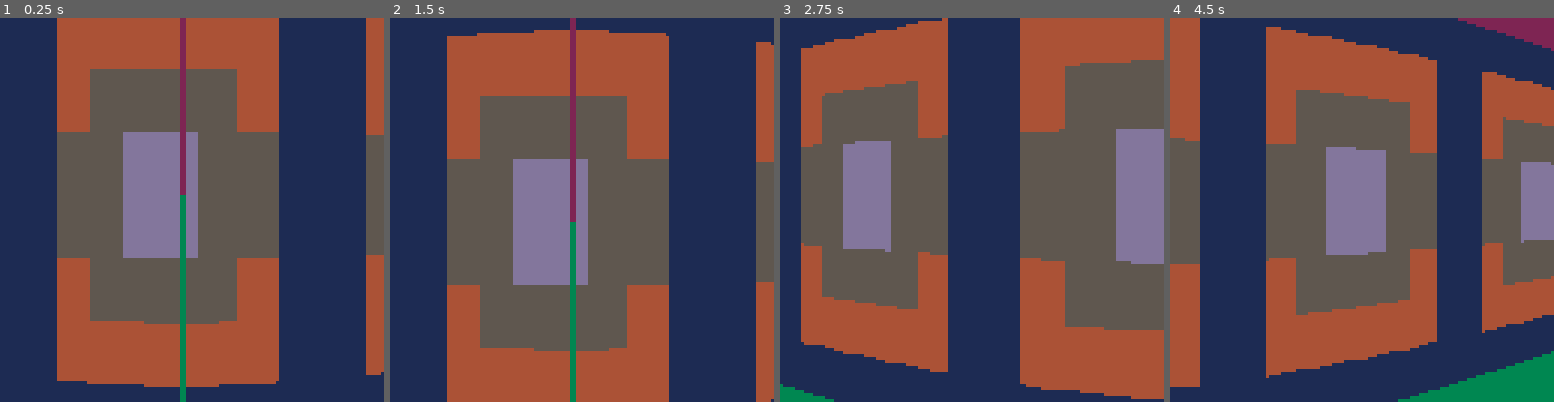
Above: before the commit, frames 1-4 (left to right).
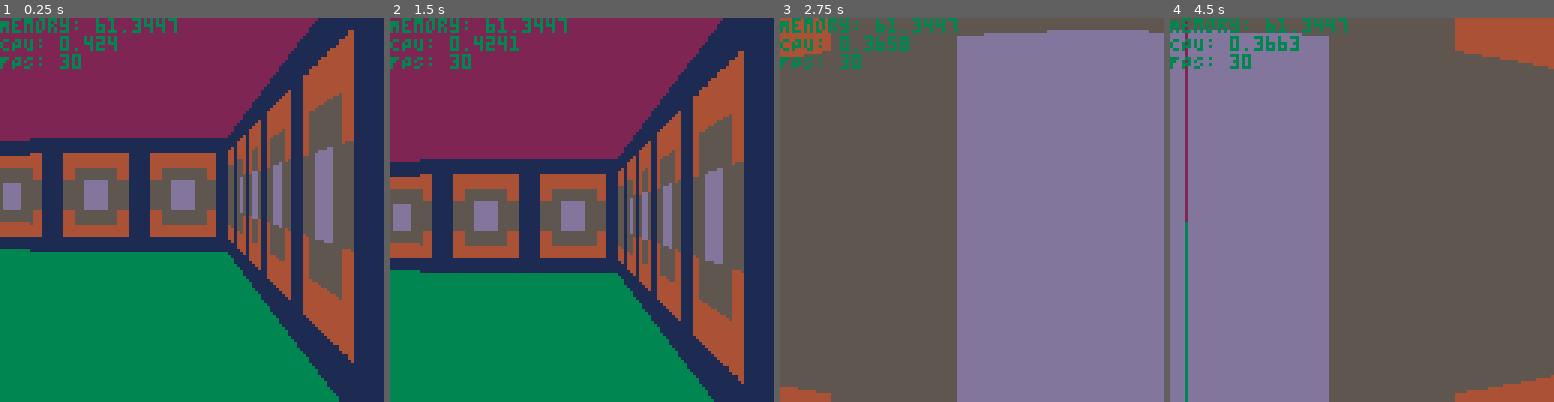
Above: after the commit, the same moments.

Repository: Saphirah/Pico8
Game: PICO-8 cartridge Doom2D.p8
Same seed, same stepped clock (60 frames per second), same inputs: the game is played once before the commit and once after it.
Inputs (mouse positions are in pixels of both pictures, inside the frame that each line leads up to):
- Up to frame 1 (0.25 s): no input
- Up to frame 2 (1.5 s): click (670, 121) at 0.67 s; click (436, 267) at 1.22 s
- Up to frame 3 (2.75 s): hold Right 1.6-2.1 s; click (887, 114) at 1.77 s; hold Up 2.15-2.42 s; click (952, 259) at 2.32 s; hold Right from 2.47 s (still down)
- Up to frame 4 (4.5 s): click (1404, 106) at 2.87 s; release Right at 3.03 s; hold Left 3.08-3.58 s; click (1465, 256) at 3.42 s; hold Down 3.63-3.97 s; click (1231, 102) at 3.97 s; hold Right from 4.02 s (still down)

The runs differ from the first frame. In frame 1, 83% of the frame differs, in the area x 0-100%, y 0-100%; in frame 2, 83%; in frame 3, 81%; in frame 4, 86%.

Commit message:
Converted to array level

Diff:
--- a/Doom2D.p8
+++ b/Doom2D.p8
@@ -4,6 +4,48 @@
 Game = { time=0, objects = {}, mousePositionX = 0 }
 
 depth = {}
+
+Textures = {
+    [1] = {
+        position = { x = 0, y = 0 },
+        dimension = { w = 8, h = 8 }
+    },
+    [2] = {
+        position = { x = 8, y = 0 },
+        dimension = { w = 8, h = 8 }
+    }
+}
+
+Map = {
+    width = 19,
+    height = 10,
+    --TODO: Use for different heights
+    height = {
+        1, 1 ,1 ,1 ,1 ,1 ,1 ,1 ,1 ,1 ,1 ,1 ,1 ,1 ,1 ,1 ,1 ,1 ,1 ,
+        1, 0 ,0 ,0 ,0 ,0 ,0 ,0 ,0 ,1 ,0 ,0 ,0 ,0 ,0 ,0 ,0 ,0 ,1 ,
+        1, 0 ,0 ,0 ,0 ,0 ,0 ,0 ,0 ,1 ,0 ,0 ,0 ,0 ,0 ,0 ,0 ,0 ,1 ,
+        1, 0 ,0 ,0 ,0 ,0 ,0 ,0 ,0 ,1 ,0 ,0 ,0 ,0 ,0 ,0 ,0 ,0 ,1 ,
+        1, 0 ,0 ,0 ,0 ,0 ,0 ,0 ,0 ,1 ,0 ,0 ,0 ,0 ,0 ,0 ,0 ,0 ,1 ,
+        1, 0 ,0 ,0 ,0 ,0 ,0 ,0 ,0 ,1 ,0 ,0 ,0 ,0 ,0 ,0 ,0 ,0 ,1 ,
+        1, 0 ,0 ,0 ,0 ,0 ,0 ,0 ,0 ,1 ,0 ,0 ,0 ,0 ,0 ,0 ,0 ,0 ,1 ,
+        1, 0 ,0 ,0 ,0 ,0 ,0 ,0 ,0 ,0 ,0 ,0 ,0 ,0 ,0 ,0 ,0 ,0 ,1 ,
+        1, 0 ,0 ,0 ,0 ,0 ,0 ,0 ,0 ,1 ,0 ,0 ,0 ,0 ,0 ,0 ,0 ,0 ,1 ,
+        1, 1 ,1 ,1 ,1 ,1 ,1 ,1 ,1 ,1 ,1 ,1 ,1 ,1 ,1 ,1 ,1 ,1 ,1 ,
+    },
+    texture = {
+        1, 1, 1, 1, 1, 1, 1, 1, 1, 1, 2, 2, 2, 2, 2, 2, 2, 2, 2,
+        1, 0, 0, 0, 0, 0, 0, 0, 0, 1, 0, 0, 0, 0, 0, 0, 0, 0, 2,
+        1, 0, 0, 0, 0, 0, 0, 0, 0, 1, 0, 0, 0, 0, 0, 0, 0, 0, 2,
+        1, 0, 0, 0, 0, 0, 0, 0, 0, 1, 0, 0, 0, 0, 0, 0, 0, 0, 2,
+        1, 0, 0, 0, 0, 0, 0, 0, 0, 1, 0, 0, 0, 0, 0, 0, 0, 0, 2,
+        1, 0, 0, 0, 0, 0, 0, 0, 0, 1, 0, 0, 0, 0, 0, 0, 0, 0, 1,
+        1, 0, 0, 0, 0, 0, 0, 0, 0, 1, 0, 0, 0, 0, 0, 0, 0, 0, 1,
+        1, 0, 0, 0, 0, 0, 0, 0, 0, 0, 0, 0, 0, 0, 0, 0, 0, 0, 1,
+        1, 0, 0, 0, 0, 0, 0, 0, 0, 1, 0, 0, 0, 0, 0, 0, 0, 0, 1,
+        1, 1, 1, 1, 1, 1, 1, 1, 1, 1, 1, 1, 1, 1, 1, 1, 1, 1, 1,
+    }
+}
+
 
 C_Renderer_Dot = {}
 function C_Renderer_Dot.new(self,dotSize)
@@ -20,41 +62,58 @@
     return{
         renderDistance = renderDistance or 100,
         draw = function(self,owner)
-            local cameraDir = {x = sin((owner.transform.rotation+90)/360), y = cos((owner.transform.rotation+90)/360)}
+            local cameraDir = getForwardVector(owner.transform.rotation+90)
             local distance
             local fov, cameraPlaneSite, textureResolution = 0.3, 5, 8
             local groundColor, ceilingColor = 3, 2
             local shakeStrength = 2
-            if (owner.velocity.x != 0 | owner.velocity.y != 0) then shakeStrength += 3 end
             depth = {}
 
             local center =  64 + sin(Game.time/50) * 5
             rectfill(0,0, 128, center, ceilingColor)
             rectfill(0,center, 128, 128, groundColor)
             local rotation = owner.transform.rotation
-            local forwardVector = owner:getForwardVector()
-            owner.transform.rotation += 90
-            local rightVector = owner:getForwardVector()
-            owner.transform.rotation -= 90 + fov * 64
-            local leftFOVVector = owner:getForwardVector()
-            owner.transform.rotation += fov * 128
-            local rightFOVVector = owner:getForwardVector()
-            owner.transform.rotation = rotation
+            local forwardVector = getForwardVector(rotation) --Used for camera plane offset
+            local rightVector = getForwardVector(rotation + 90) --Used for camera plane
+            local leftFOVVector = getForwardVector(rotation - fov * 64) --Used for FOV range left
+            local rightFOVVector = getForwardVector(rotation + fov * 64) --Used for FOV range right
             for i = -64, 64 do
-                local f = (i + 64) / 128
-                local rayDir = { x = leftFOVVector.x + f * (rightFOVVector.x - leftFOVVector.x),  y = leftFOVVector.y + f * (rightFOVVector.y - leftFOVVector.y)}
-                local ray = self:rayCast({ x = owner.transform.position.x + forwardVector.x + rightVector.x * i / 64, y = owner.transform.position.y + forwardVector.x + rightVector.y * i / 64}, rayDir)
-                local lineheight = flr(128 / ray.distance)
-                sspr(flr(textureResolution*ray.textureCoordinate), 32, 1, textureResolution, 64+i, center-lineheight, 1, lineheight*2)
+                f = (i + 64) / 128
+
+                --OLD: Optimize by lerping RayDir
+                --PROBLEM: Texture Projection was wrong, probably rayUnitStepSize calculated wrong
+                --rayDir = { x = leftFOsVVector.x + f * (rightFOVVector.x - leftFOVVector.x),  y = leftFOVVector.y + f * (rightFOVVector.y - leftFOVVector.y)}
+
+                local rayDir = getForwardVector(rotation+i*fov)
+                local ray = self:rayCast({ x = owner.transform.position.x, y = owner.transform.position.y}, rayDir)
+
+                if(ray.texture != 0) then
+                    local lineheight = flr(128 / ray.distance)
+                    --Print to Screen
+                    sspr(Textures[ray.texture].position.x + flr(ray.textureCoordinate * Textures[ray.texture].dimension.w), Textures[ray.texture].position.y, 1, Textures[ray.texture].dimension.h, 64+i, center-lineheight, 1, lineheight*2)
+                end
+                --Store depth data for sprite rendering
                 add(depth, ray.distance)
-            end
+
+                --Debug Values
+                --if(i == 0) then
+                --    print(rayDir.x .. ", " .. rayDir.y)
+                --    print(ray.rayPos.x .. ", " .. ray.rayPos.y)
+                --    print(ray.textureCoordinate)
+                --end
+            end
+
         end,
         rayCast = function(self, rayPos, rayDir)
             local mapCheck = convertToCell(rayPos.x, rayPos.y, true)
             local distance = 0.1
+            local texture = getMapLocal(mapCheck.x, mapCheck.y)
             rayPos = convertToCell(rayPos.x, rayPos.y, false)
+
             --Checks if camera plane is rendering in wall
-            if(getMapLocal(mapCheck.x, mapCheck.y) == 0) then
+            if(texture == 0) then
+
+                --Precalculation
                 local rayUnitStepSize = { x = sqrt(1 + (rayDir.y / rayDir.x)^2), y = sqrt(1 + (rayDir.x / rayDir.y)^2)}
                 local rayLength = {}
                 local step = {}
@@ -75,6 +134,7 @@
                     rayLength.y = (mapCheck.y + 1 - rayPos.y) * rayUnitStepSize.y
                 end
 
+                --Raycasting steps
                 for i = 0, 25 do
                     if(rayLength.x < rayLength.y) then
                         mapCheck.x += step.x
@@ -86,12 +146,17 @@
                         rayLength.y += rayUnitStepSize.y
                     end
 
-                    if(sget(mapCheck.x, mapCheck.y) != 0) then
-                        break
-                    end
+                    texture = getMapLocal(mapCheck.x, mapCheck.y)
+                    if(texture != 0) then break end
                 end
             end
-            return {distance = distance, mapCoordinates = mapCheck, textureCoordinate = ((rayPos.x + rayDir.x * distance) + (rayPos.y + rayDir.y * distance)) % 1}
+            return {
+                distance = distance,
+                mapCoordinates = mapCheck,
+                texture = texture or 1,
+                textureCoordinate = ((rayPos.x + rayDir.x * distance) + (rayPos.y + rayDir.y * distance)) % 1,
+                rayPos = {x = rayPos.x + rayDir.x * distance, y = rayPos.y + rayDir.y * distance}
+            }
         end
     }
 end
@@ -103,14 +168,15 @@
         rotationSpeed = rotationSpeed,
         update = function(self, owner)
             owner.velocity = { x = 0, y = 0}
-            local forward = owner:getForwardVector()
-            owner.transform.rotation += 90
-            local right = owner:getForwardVector()
-            owner.transform.rotation -= 90
+            local forward = getForwardVector(owner.transform.rotation)
+            local right = getForwardVector(owner.transform.rotation + 90 )
 
             --Rotation
             if(btn(0,0)) then owner.transform.rotation-=self.rotationSpeed end
             if(btn(1,0)) then owner.transform.rotation+=self.rotationSpeed end
+
+            --OLD: Control rotation using mouse
+            --PROBLEM: Mouse can not lock to window, so can not rotate fully
             --poke(0x5F2D, 1)
             --local mousePos = stat(32)
             --owner.transform.rotation += flr(mousePos - Game.mousePositionX)
@@ -162,27 +228,6 @@
         end,
         update = function(self)
             foreach(self.components, function(obj) obj:update(self) end)
-        end,
-        getForwardVector = function(self)
-            return {x = sin(self.transform.rotation/360), y = cos(self.transform.rotation/360)}
-        end
-    }
-    add(Game.objects, me)
-    return me
-end
-
-World = {}
-World.new = function (self)
-    local me = {
-        width = 16,
-        height = 16,
-        tilemap = {},
-        generate = function(self)
-            for x = 0, width do
-                for y = 0, height do
-                    --TODO Implement World Generation
-                end
-            end
         end
     }
     add(Game.objects, me)
@@ -203,15 +248,21 @@
     end
 end
 
+function getForwardVector(rotation)
+    return {x = sin(rotation/360), y = cos(rotation/360)}
+end
+
 --Gets a point on the map in local coordinates
 function getMapLocal(x,y)
-    return sget(x, y)
+    --Old method using sprites
+    --return sget(x, y)
+    return Map.texture[y * Map.width + x]
 end
 
 --Gets a point on the map in global coordinates
 function getMap(x,y)
-    cord = convertToCell(x,y)
-    return sget(cord.x, cord.y)
+    cord = convertToCell(x,y,true)
+    return getMapLocal(cord.x, cord.y)
 end
 
 function _init()
@@ -219,7 +270,7 @@
 	ent = Entity:new(20, 20)
 end
 
-function _update60()
+function _update()
 	Game.time += 1
 	for index, value in ipairs(Game.objects) do
         value:update()
@@ -231,50 +282,20 @@
 	for index, value in ipairs(Game.objects) do
         value:draw()
 	end
-    --sspr(24, 0, 16, 37, 0, 0, 16, 37)
-end
-…(45 lines of a section not shown)…
+    print("Memory: " .. stat(0))
+    print("CPU: " .. stat(1))
+    print("FPS: " .. stat(7))
+end
+…(13 lines of a section not shown)…
Not shown, changed: 40 lines of the sprite sheet (__gfx__) section of Doom2D.p8
